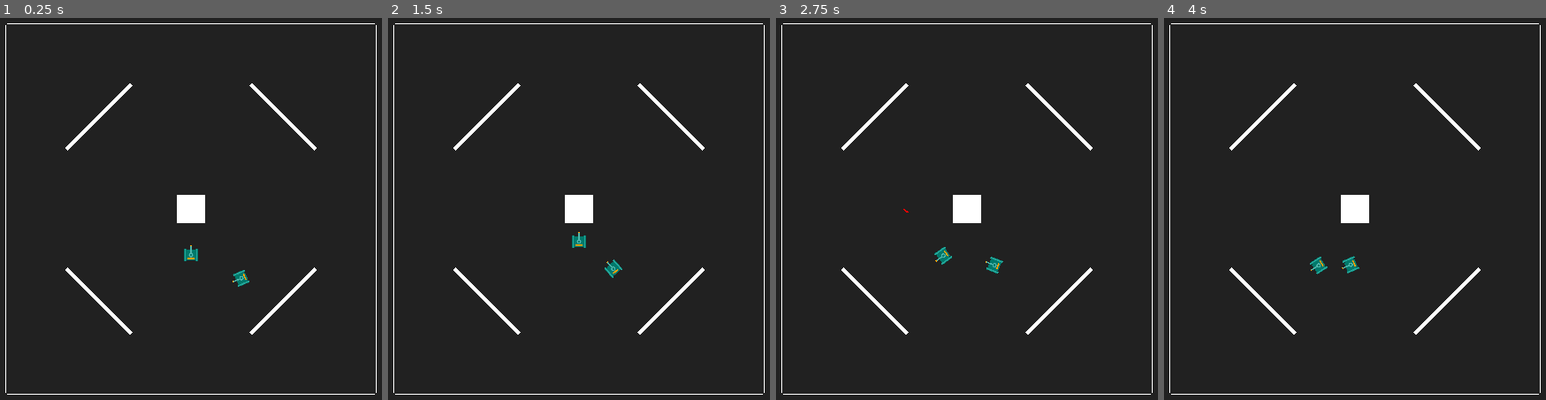
Above: before the commit, frames 1-4 (left to right).
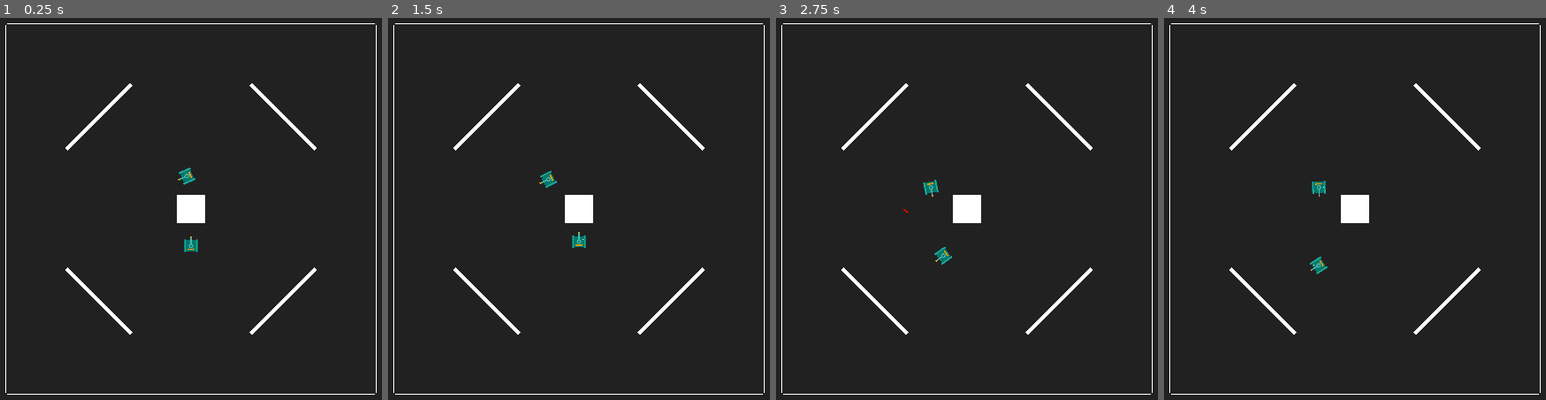
Above: after the commit, the same moments.

Repository: ashmeet28/battletanks
Game: Godot game, scene res://arena.tscn
Two runs of this game, one before a commit and one after it. Both use one fixed random seed, a clock stepped at 60 frames per second and the inputs below.
Inputs:
- Up to frame 1 (0.25 s): no input
- Up to frame 2 (1.5 s): hold W (tank_move_forward) 0.53-1.28 s; hold Space (tank_fire) 0.53-1.28 s; tap Enter at 1.25 s; hold S (tank_move_backwards) from 1.28 s (still down); tap Space (tank_fire) at 1.35 s
- Up to frame 3 (2.75 s): release S (tank_move_backwards) at 2.03 s; hold W (tank_move_forward) from 2.03 s (still down); hold A (tank_turn_anticlockwise) from 2.03 s (still down); tap Space (tank_fire) at 2.3 s
- Up to frame 4 (4 s): release A (tank_turn_anticlockwise) at 2.78 s; tap D (tank_turn_clockwise) at 2.85 s; tap Space (tank_fire) at 3.05 s; release W (tank_move_forward) at 3.53 s; hold S (tank_move_backwards) from 3.53 s (still down); hold Space (tank_fire) from 3.53 s (still down)

The runs differ from the first frame. In frame 1, 0.4% of the frame differs, in the area x 46-66%, y 39-71%; in frame 2, 0.2%; in frame 3, 0.2%; in frame 4, 0.2%.

Commit message:
Progress

Diff:
--- a/arena.gd
+++ b/arena.gd
@@ -7,12 +7,12 @@
 
 func _ready():
 	var instance = preload("res://tank.tscn").instantiate()
-	instance.position = Vector2(0, 500)
+	instance.position = Vector2(0, 400)
 	instance.tank_id = get_next_tank_id()
 	add_child(instance)
 
 	var instance2 = preload("res://bot_tank.tscn").instantiate()
-	instance2.position = Vector2(600, 700)
+	instance2.position = Vector2(0, -400)
 	instance2.tank_id = get_next_tank_id()
 	instance2.target_tank_id = instance.tank_id
 	add_child(instance2)
--- a/bot_tank.gd
+++ b/bot_tank.gd
@@ -1,7 +1,7 @@
 extends CharacterBody2D
 
-const MAX_SPEED:float = 300.0
-const TANK_COOLDOWN_TIME:int = 500
+var max_speed:float = 250.0
+var tank_cooldown_time:int = 1000
 var missile_last_fired:int = 0
 
 var tank_id:int
@@ -13,35 +13,89 @@
 func _ready():
 	missile_last_fired = Time.get_ticks_msec()
 	rotation = randf_range(0, PI*2)
-func show_astar_path(id_path):
-	for l in get_tree().get_nodes_in_group("labels"):
-		l.queue_free()
-	for point_id in id_path:
-		var l = Label.new()
-		l.position = ArenaGlobalVariables.bot_tank_astar.get_point_position(point_id)
-		l.text = str(point_id)
-		l.scale = Vector2(4, 4)
-		l.add_to_group("labels")
-		get_parent().add_child(l)
+
+func free_white_square_points():
+	for p in get_tree().get_nodes_in_group("square_points"):
+		p.queue_free()
+
+func spaw_white_square_points(new_square_points):
+	for p in new_square_points:
+		var instance = preload("res://white_sqaure_point.tscn").instantiate()
+		instance.position = Vector2(p.x, p.y)
+		get_parent().add_child(instance)
+
+func get_target_tank():
+	for t in get_tree().get_nodes_in_group("tanks"):
+		if t.tank_id == target_tank_id:
+			return t
+
+func is_target_tank_in_line_of_sight():
+	free_white_square_points()
+
+	var p1 = global_position
+	var p2 = get_target_tank().global_position
+	if p1.distance_to(p2) > 1500.0:
+		return false
+	var ray_colliding_count:int = 0
+	var p = p1.direction_to(p2).rotated(PI/2) * 50
+
+	spaw_white_square_points([p1-p, p2-p,p1+p, p2+p])
+	var q = PhysicsRayQueryParameters2D.create(p1 + p, p2 + p)
+	q.exclude = [self]
+	var r = get_world_2d().direct_space_state.intersect_ray(q)
+	if !(r.has("collider") && r.collider.is_in_group("tanks") && r.collider.tank_id == target_tank_id):
+		return false
+
+	q = PhysicsRayQueryParameters2D.create(p1 - p, p2 - p)
+	q.exclude = [self]
+	r = get_world_2d().direct_space_state.intersect_ray(q)
+	if !(r.has("collider") && r.collider.is_in_group("tanks") && r.collider.tank_id == target_tank_id):
+		return false
+
+	return true
+
+func tank_rotate_towards_direction(v1, delta):
+	var v2 = Vector2.UP.rotated(rotation)
+	if v2.cross(v1) > 0:
+		rotate(PI * delta)
+	elif v2.cross(v1) < -0:
+		rotate(-(PI * delta))
+
+func tank_get_next_position_towards_target_tank():
+	var astar = ArenaGlobalVariables.bot_tank_astar
+	var p1 = astar.get_closest_point(position)
+	var p2 = astar.get_closest_point(get_target_tank().position)
+	var id_path = astar.get_id_path(p1, p2)
+	if id_path.size() >= 3:
+		return astar.get_point_position(id_path[1])
+
+func tank_fire_missile():
+	var curr_time = Time.get_ticks_msec()
+	if (curr_time > tank_cooldown_time + missile_last_fired):
+		var instance = preload("res://tank_missile.tscn").instantiate()
+		instance.position = position + Vector2(0, -160).rotated(rotation)
+		instance.rotation = rotation
+		instance.owner_tank_id = tank_id
+		get_parent().add_child(instance)
+		missile_last_fired = curr_time
 
 func _physics_process(delta):
-	var astar = ArenaGlobalVariables.bot_tank_astar
-
-	var p1 = astar.get_closest_point(position)
-	var p2 = astar.get_closest_point($"/root/Arena/Tank".position)
-	var id_path = astar.get_id_path(p1, p2)
-	if id_path.size() >= 3:
-		var next_pos = astar.get_point_position(id_path[1])
-		var v1 = position.direction_to(next_pos)
-		var v2 = Vector2.UP.rotated(rotation)
-		if v2.cross(v1) > 0.05:
-			rotate(PI * delta)
-		elif v2.cross(v1) < -0.05:
-			rotate(-(PI * delta))
-		velocity = Vector2.UP.rotated(rotation) * MAX_SPEED
-		move_and_slide()
-
-	#show_astar_path(id_path)
-
 	if tank_life <= 0:
 		queue_free()
+		return
+
+	velocity = Vector2.ZERO
+	if is_target_tank_in_line_of_sight():
+		tank_rotate_towards_direction(position.direction_to(get_target_tank().position), delta)
+	else:
+		var next_p = tank_get_next_position_towards_target_tank()
+		if next_p != null:
+			tank_rotate_towards_direction(position.direction_to(next_p), delta)
+			velocity = Vector2.UP.rotated(rotation) * max_speed
+
+	if $RayCast2D.is_colliding():
+		if $RayCast2D.get_collider().is_in_group("tanks"):
+			if $RayCast2D.get_collider().tank_id == target_tank_id:
+				tank_fire_missile()
+
+	move_and_slide()
--- a/bot_tank.tscn
+++ b/bot_tank.tscn
@@ -1,7 +1,9 @@
-[gd_scene load_steps=3 format=3 uid="uid://dxqjxers5o7km"]
+[gd_scene load_steps=4 format=3 uid="uid://dxqjxers5o7km"]
 
 [ext_resource type="Texture2D" uid="uid://cuy4n1yfc0alr" path="res://tank.svg" id="1_bqgdb"]
 [ext_resource type="Script" path="res://bot_tank.gd" id="1_mv1gb"]
+
+[sub_resource type="RectangleShape2D" id="RectangleShape2D_nbfu4"]
 
 [node name="BotTank" type="CharacterBody2D" groups=["tanks"]]
 script = ExtResource("1_mv1gb")
@@ -12,3 +14,11 @@
 
 [node name="CollisionPolygon2D" type="CollisionPolygon2D" parent="."]
 polygon = PackedVector2Array(0, -103.25, 10, -103.25, 10, -70.25, 75, -70.25, 75, 70.75, -75, 70.75, -75, -70.25, -10, -70.25, -10, -103.25)
+
+[node name="RayCast2D" type="RayCast2D" parent="."]
+target_position = Vector2(0, -10000)
+
+[node name="Area2D" type="Area2D" parent="."]
+
+[node name="CollisionShape2D" type="CollisionShape2D" parent="Area2D"]
+shape = SubResource("RectangleShape2D_nbfu4")
--- a/tank.gd
+++ b/tank.gd
@@ -1,23 +1,36 @@
 extends CharacterBody2D
 
-const MAX_SPEED:float = 500.0
-
-const TANK_COOLDOWN_TIME:int = 500
+var max_speed:float = 500.0
+var tank_cooldown_time:int = 1000
 var missile_last_fired:int = 0
 
 var tank_id:int
-var tank_life:int = 100
+var tank_life:int = 100000
 var tank_damage_given:int = 0
 
 func _ready():
 	missile_last_fired = Time.get_ticks_msec()
 
+func tank_fire_missile():
+	var curr_time = Time.get_ticks_msec()
+	if (curr_time > tank_cooldown_time + missile_last_fired):
+		var instance = preload("res://tank_missile.tscn").instantiate()
+		instance.position = position + Vector2(0, -160).rotated(rotation)
+		instance.rotation = rotation
+		instance.owner_tank_id = tank_id
+		get_parent().add_child(instance)
+		missile_last_fired = curr_time
+
 func _physics_process(delta):
+	if tank_life <= 0:
+		queue_free()
+		return
+
 	velocity = Vector2.ZERO
 	if Input.is_action_pressed("tank_move_forward"):
-		velocity.y = -MAX_SPEED
+		velocity.y = -max_speed
 	if Input.is_action_pressed("tank_move_backwards"):
-		velocity.y = MAX_SPEED
+		velocity.y = max_speed
 
 	if Input.is_action_pressed("tank_turn_clockwise"):
 		rotate(PI * delta)
@@ -28,16 +41,6 @@
 
 
 	if Input.is_action_pressed("tank_fire"):
-		var curr_time = Time.get_ticks_msec()
-		if (curr_time > TANK_COOLDOWN_TIME + missile_last_fired):
-			missile_last_fired = curr_time
-			var instance = preload("res://tank_missile.tscn").instantiate()
-			instance.position = position + Vector2(0, -160).rotated(rotation)
-			instance.rotation = rotation
-			instance.owner_tank_id = tank_id
-			get_parent().add_child(instance)
+		tank_fire_missile()
 
 	move_and_slide()
-
-	if tank_life <= 0:
-		queue_free()
--- /dev/null
+++ b/white_sqaure_point.tscn
@@ -0,0 +1,7 @@
+[gd_scene load_steps=2 format=3 uid="uid://brid077wsfqiy"]
+
+[ext_resource type="Texture2D" uid="uid://be3ur7c5685av" path="res://white_square.svg" id="1_uhgrj"]
+
+[node name="WhiteSqaurePoint" type="Sprite2D" groups=["square_points"]]
+scale = Vector2(0.05, 0.05)
+texture = ExtResource("1_uhgrj")
